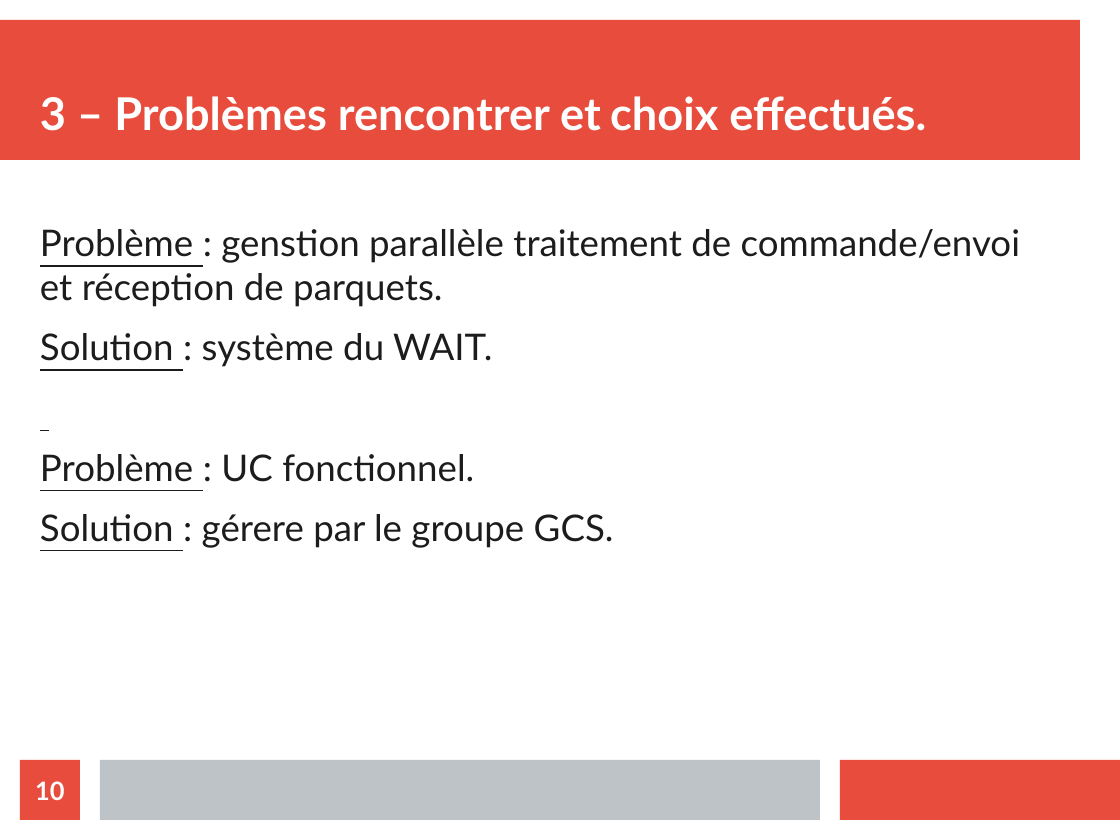
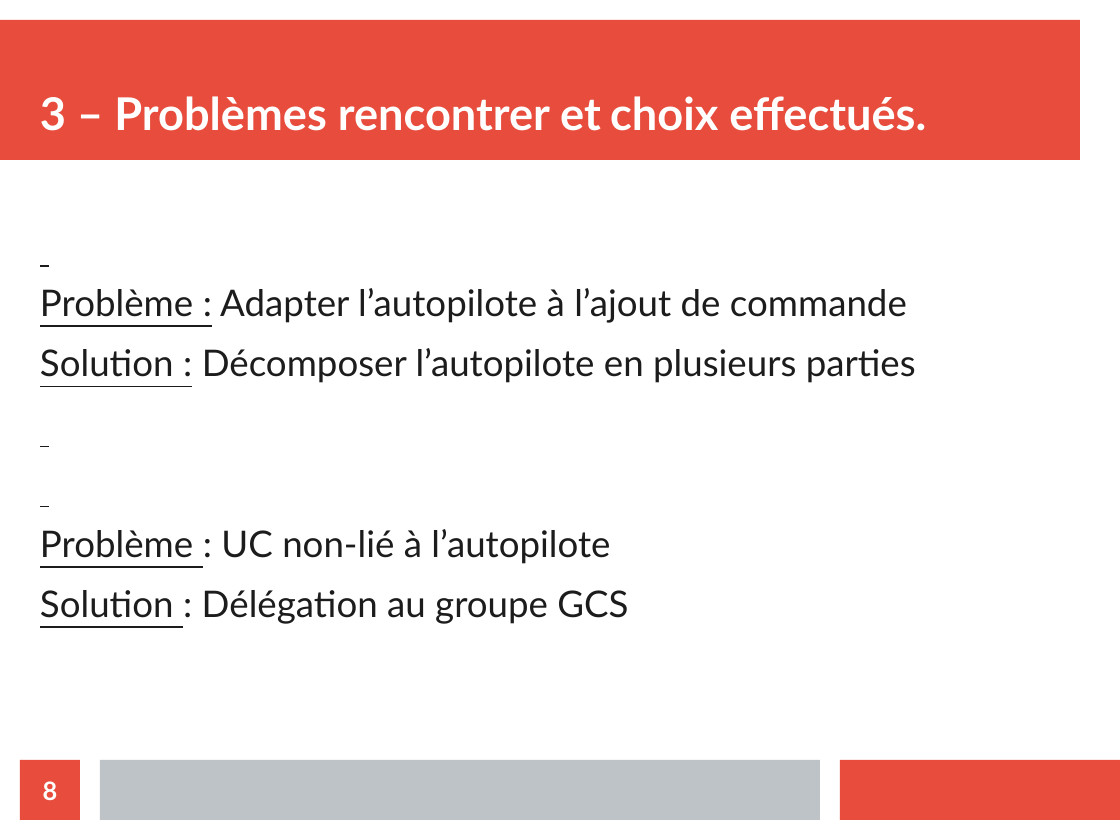
Before and after one commit to athmanmekh/AuttoPIlote-X-OPEN-PILOT, a slide deck: slide 8 of presentation/presentation 2/diapoPresentation.odp (slide 10 before the commit). Drawn at 1120x840 pixels with LibreOffice and Linux fonts; fonts in the diff are those of the drawing. Boxes give left, top, right and bottom in pixels: in the first picture for what was removed or moved away, otherwise in the second. Text is boxed around its words. In the diff, an @@ line names an element or a change of style, - is before the commit and + after.

```diff
--- a/presentation/presentation 2/diapoPresentation.odp
+++ b/presentation/presentation 2/diapoPresentation.odp
@@ text at box(40, 288, 916, 624): text changed @@
-Problème : genstion parallèle traitement de commande/envoi et réception de parquets.
-Solution : système du WAIT.
-Problème : UC fonctionnel.
-Solution : gérere par le groupe GCS.
+Problème : Adapter l’autopilote à l’ajout de commande
+Solution : Décomposer l’autopilote en plusieurs parties
+Problème : UC non-lié à l’autopilote
+Solution : Délégation au groupe GCS
@@ page number at box(43, 781, 58, 800): text changed @@
-10
+8
```
Also in this commit, not shown: 7 other slides changed, 1 slide added, 3 slides removed, 1 other file.
